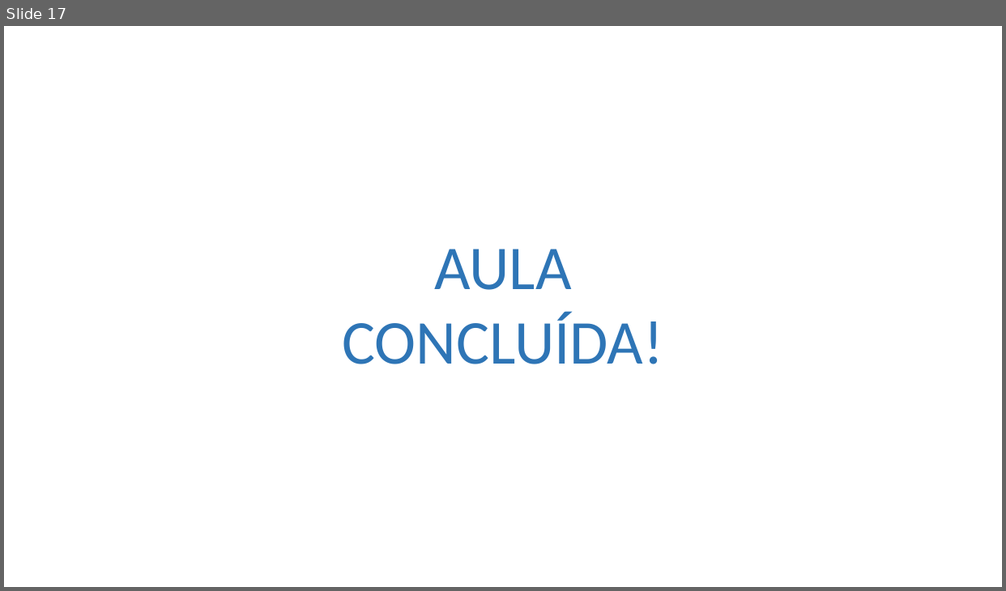
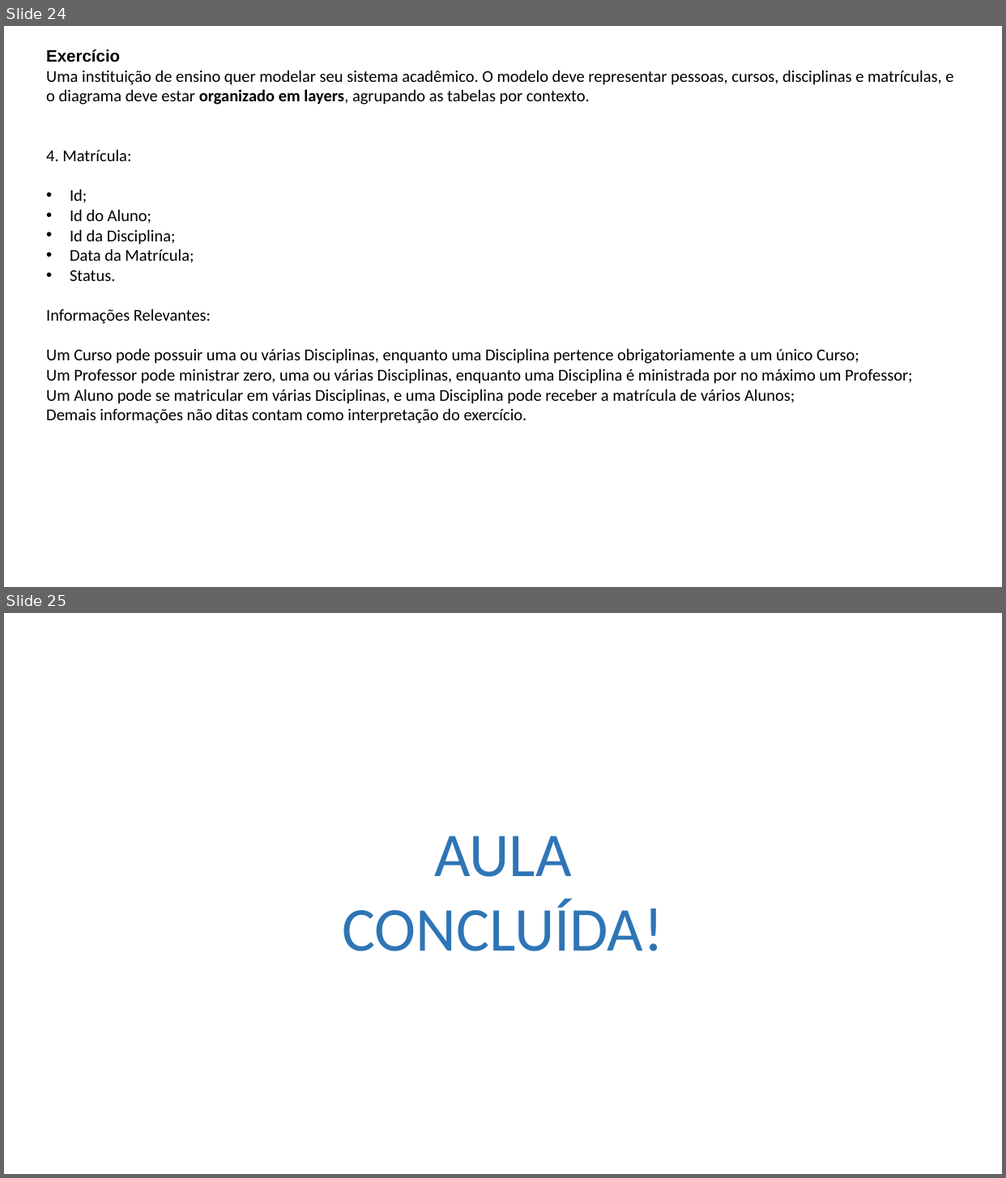
Before and after one commit to Felipe-Tagawa/C07-Monitoria, a slide deck: Aula 04/Models.pptx. Shown one above the other, each under a label of ours: slide 17 before the commit, slides 24 and 25 after it. The pictures are 1006x591 and 1006x1178 pixels, drawn with LibreOffice and Linux fonts; fonts in the diff are those of the drawing; background and template pictures are left out. Boxes give left, top, right and bottom in pixels: in the first picture for what was removed or moved away, otherwise in the second. Text is boxed around its words. In the diff, an @@ line names an element or a change of style, - is before the commit and + after.

Commit message:
feat: novos slides foram adicionados com novos exercícios

```diff
--- a/Aula 04/Models.pptx
+++ b/Aula 04/Models.pptx
@@ slide 24 added at bbox=[4, 26, 1002, 587], background picture (left out) @@
@@ text added at bbox=[46, 49, 953, 424], 16 pt, text #000000 @@
+Exercício
+Uma instituição de ensino quer modelar seu sistema acadêmico. O modelo deve representar pessoas, cursos, disciplinas e matrículas, e o diagrama deve estar organizado em layers, agrupando as tabelas por contexto.
+4. Matrícula:
+• Id;
+• Id do Aluno;
+• Id da Disciplina;
+• Data da Matrícula;
+• Status.
+Informações Relevantes:
+Um Curso pode possuir uma ou várias Disciplinas, enquanto uma Disciplina pertence obrigatoriamente a um único Curso;
+Um Professor pode ministrar zero, uma ou várias Disciplinas, enquanto uma Disciplina é ministrada por no máximo um Professor;
+Um Aluno pode se matricular em várias Disciplinas, e uma Disciplina pode receber a matrícula de vários Alunos;
+Demais informações não ditas contam como interpretação do exercício.
@@ what was slide 17 is now slide 25 @@
```
Also in this commit, not shown: 2 slides changed, 10 other slides added, 3 slides removed, 11 other files.
